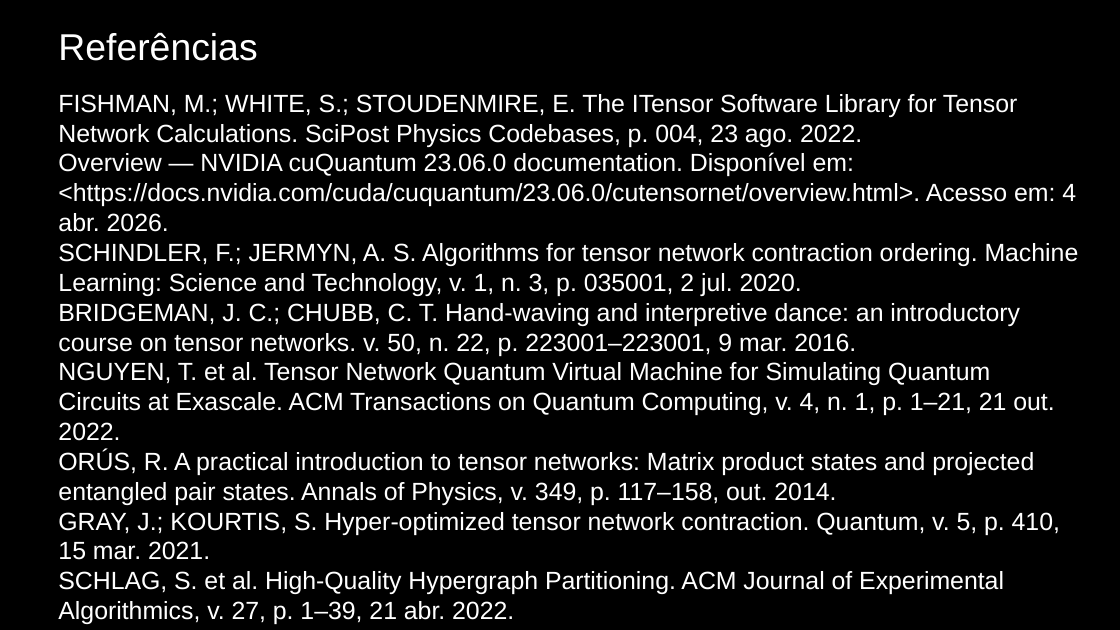
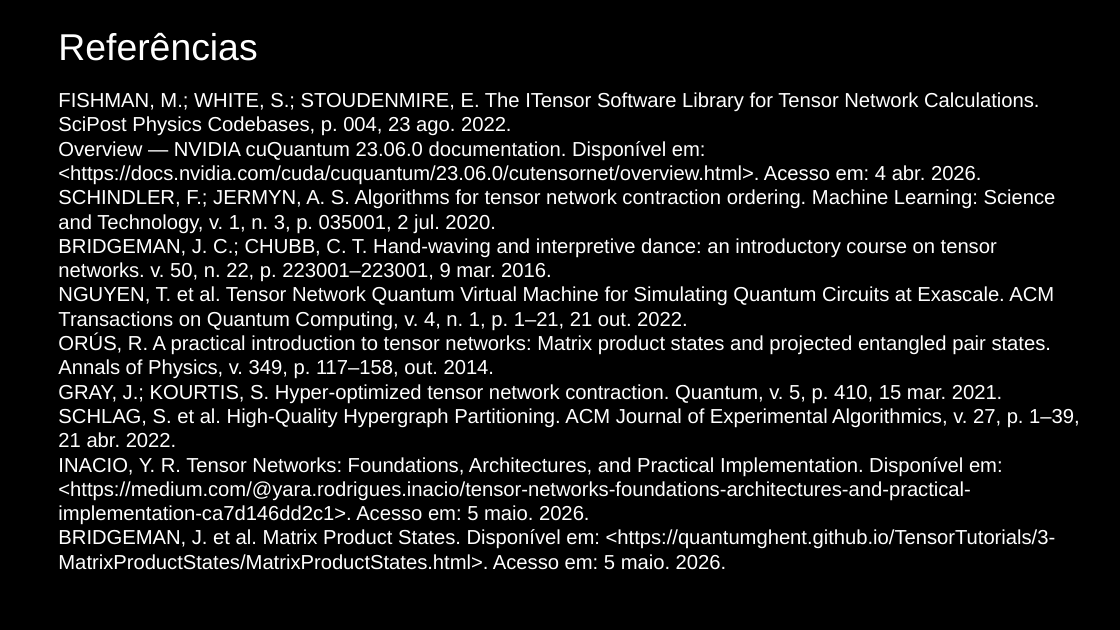
Before and after one commit to Dpbm/mestrado-aulas, a slide deck: slide 23 of algoritmos/projeto-seminario/Seminário.pptx. Drawn at 1120x630 pixels with LibreOffice and Linux fonts; fonts in the diff are those of the drawing. Boxes give left, top, right and bottom in pixels: in the first picture for what was removed or moved away, otherwise in the second. Text is boxed around its words. In the diff, an @@ line names an element or a change of style, - is before the commit and + after.

```diff
--- a/algoritmos/projeto-seminario/Seminário.pptx
+++ b/algoritmos/projeto-seminario/Seminário.pptx
@@ text at [58,92,1079,448]: size 16 to 13 pt in "FISHMAN, M.; WHITE, S.; STOUDENMIRE, E. The ...", "Overview — NVIDIA cuQuantum 23.06.0 documentation. Disponíve ...", "SCHINDLER, F.; JERMYN, A. S. Algorithms for ...", "BRIDGEMAN, J. C.; CHUBB, C. T. Hand-waving ..." and 4 more places @@
@@ text at [58,457,1056,570]: paragraphs added @@
+INACIO, Y. R. Tensor Networks: Foundations, Architectures, and Practical Implementation. Disponível em: <https://medium.com/@yara.rodrigues.inacio/tensor-networks-foundations-architectures-and-practical-implementation-ca7d146dd2c1>. Acesso em: 5 maio. 2026.
+BRIDGEMAN, J. et al. Matrix Product States. Disponível em: <https://quantumghent.github.io/TensorTutorials/3-MatrixProductStates/MatrixProductStates.html>. Acesso em: 5 maio. 2026.
```
Also in this commit, not shown: 2 other slides changed, 1 other file.
